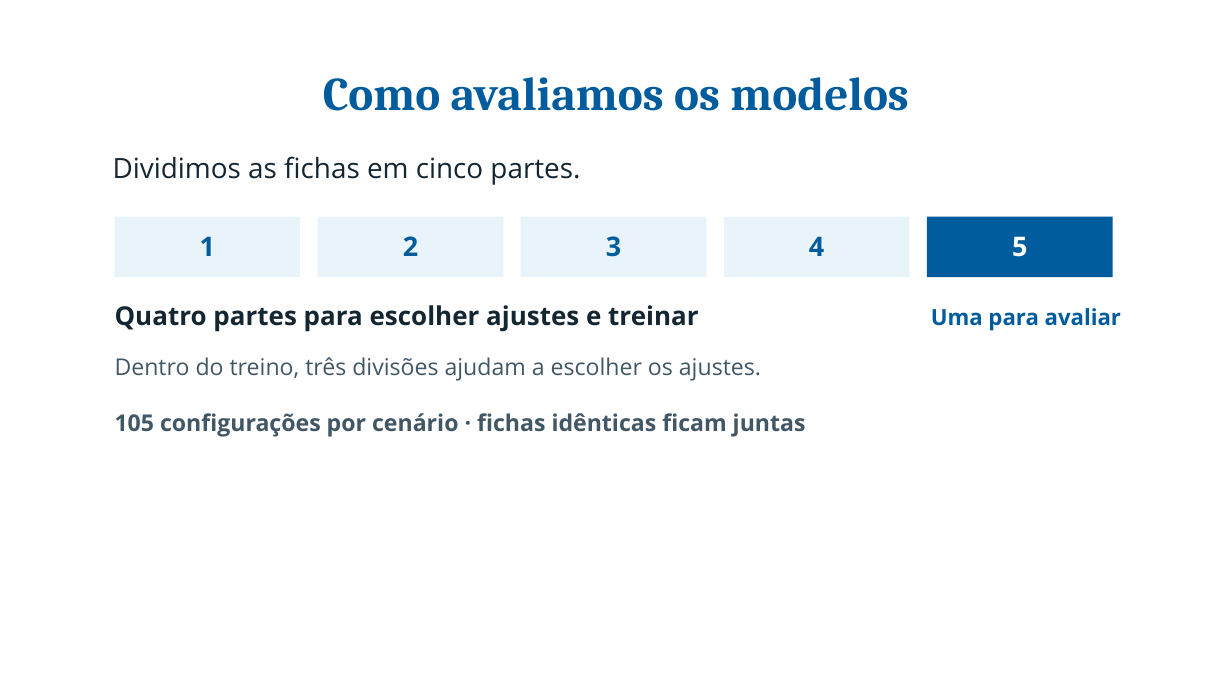
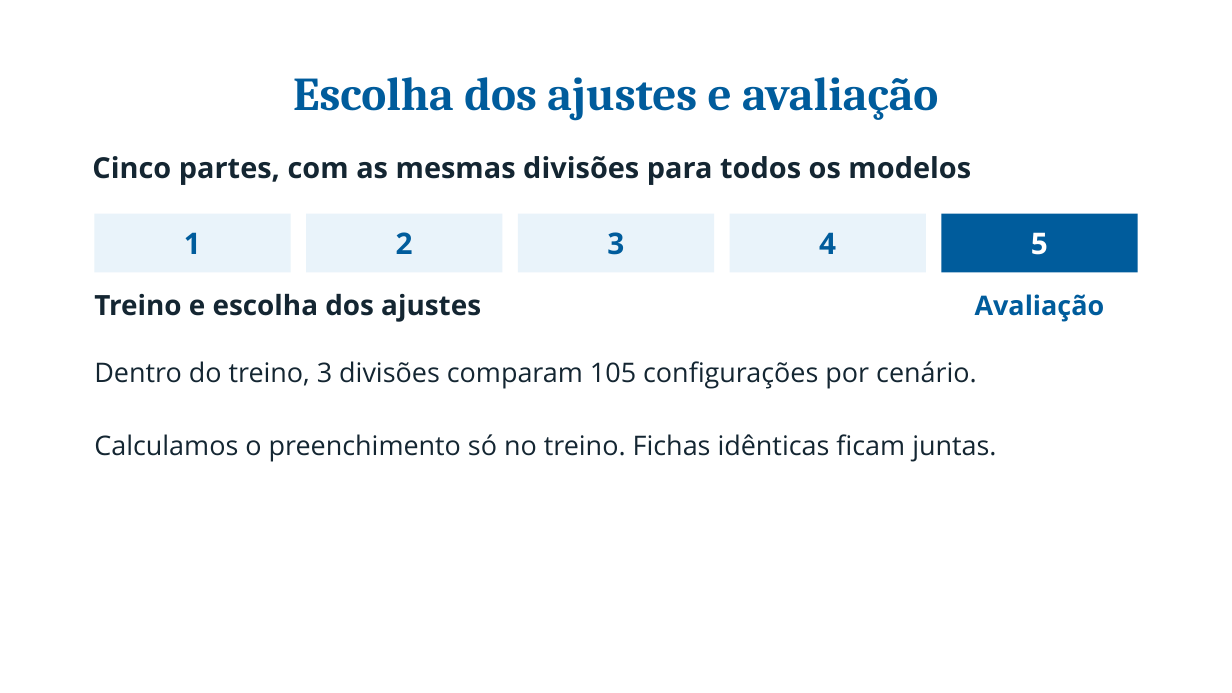
Before and after one commit to pedroafm06/Data-Mining, a slide deck: slide 8 of presentation/a2_inf/output/Apresentacao_A2_INF.pptx. Drawn at 1232x693 pixels with LibreOffice and Linux fonts; fonts in the diff are those of the drawing; background and template pictures are left out. Boxes give left, top, right and bottom in pixels: in the first picture for what was removed or moved away, otherwise in the second. Text is boxed around its words. In the diff, an @@ line names an element or a change of style, - is before the commit and + after.

```diff
--- a/presentation/a2_inf/output/Apresentacao_A2_INF.pptx
+++ b/presentation/a2_inf/output/Apresentacao_A2_INF.pptx
@@ text at box(293, 77, 938, 120): text changed @@
-Como avaliamos os modelos
+Escolha dos ajustes e avaliação
@@ text at box(92, 156, 971, 185): text changed; size 21.8 to 22.5 pt; bold on @@
-Dividimos as fichas em cinco partes.
+Cinco partes, com as mesmas divisões para todos os modelos
@@ text "1": place and size @@
-text "1" at box(200, 236, 215, 256)
+text "1" at box(184, 232, 201, 254)
@@ rectangle: place and size @@
-rectangle at box(115, 216, 300, 277)
+rectangle at box(94, 213, 290, 273)
@@ text "2": place and size @@
-text "2" at box(403, 236, 418, 256)
+text "2" at box(396, 232, 413, 254)
@@ rectangle: place and size @@
-rectangle at box(318, 216, 504, 277)
+rectangle at box(306, 213, 502, 273)
@@ rectangle: place and size @@
-rectangle at box(521, 216, 707, 277)
+rectangle at box(518, 213, 714, 273)
@@ rectangle: place and size @@
-rectangle at box(724, 216, 909, 277)
+rectangle at box(730, 213, 926, 273)
@@ size 21 to 23.2 pt in 5 elements at box(607, 232, 624, 255), box(396, 232, 413, 254), box(819, 232, 836, 254), box(184, 232, 201, 254), box(1031, 232, 1048, 255) @@
@@ text "5": place and size @@
-text "5" at box(1012, 236, 1027, 257)
+text "5" at box(1031, 232, 1048, 255)
@@ rectangle: place and size @@
-rectangle at box(927, 216, 1113, 277)
+rectangle at box(942, 213, 1138, 273)
@@ text at box(94, 293, 481, 322): text changed; size 20.2 to 21.8 pt @@
-Quatro partes para escolher ajustes e treinar
+Treino e escolha dos ajustes
@@ text at box(975, 294, 1105, 322): text changed; size 17.2 to 21 pt @@
-Uma para avaliar
+Avaliação
@@ text at box(94, 361, 977, 389): text changed; size 18 to 21 pt; text colour #415766 to #142632 @@
-Dentro do treino, três divisões ajudam a escolher os ajustes.
+Dentro do treino, 3 divisões comparam 105 configurações por cenário.
@@ text at box(94, 434, 996, 462): text changed; size 18 to 21 pt; text colour #415766 to #142632; bold off @@
-105 configurações por cenário · fichas idênticas ficam juntas
+Calculamos o preenchimento só no treino. Fichas idênticas ficam juntas.
```
Also in this commit, not shown: 6 other slides changed, 9 slides added, 9 slides removed, 25 other files.
